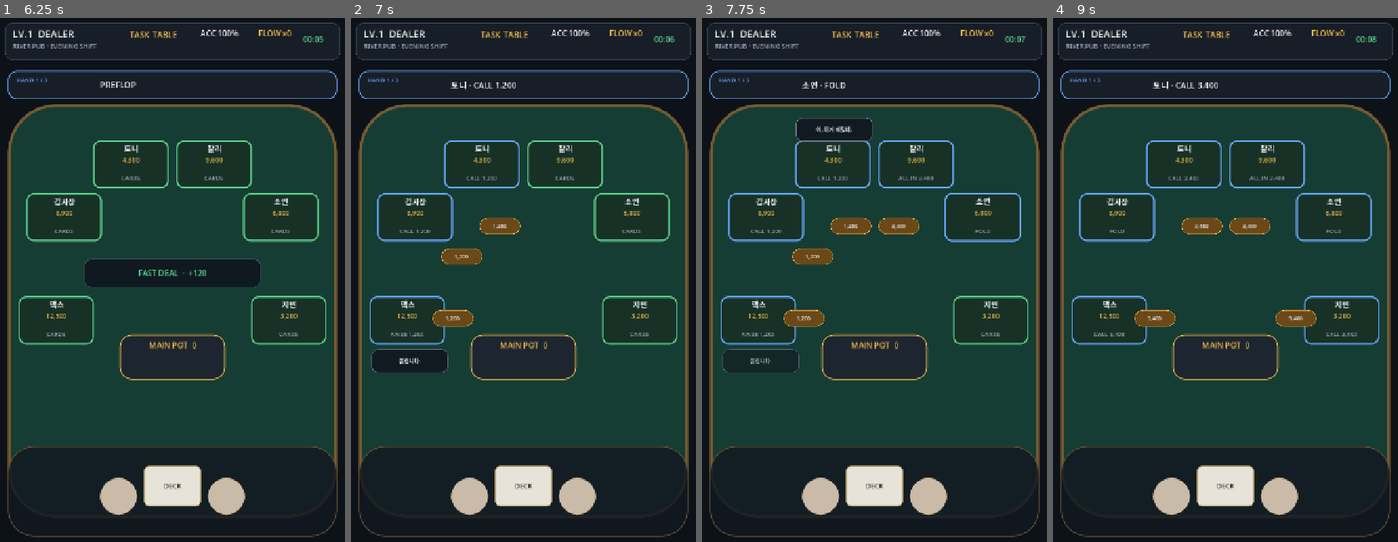
Above: before the commit, frames 1-4 (left to right).
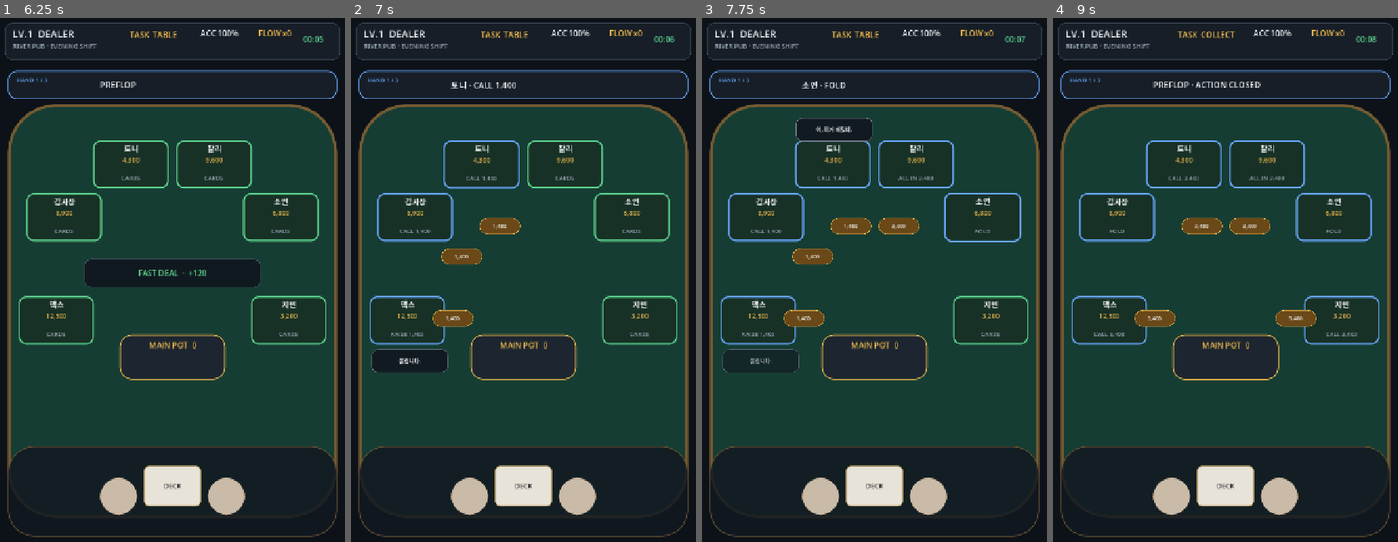
Above: after the commit, the same moments.

Repository: Queenrain9/lets-dealer
Game: Godot game, scene res://scenes/main.tscn
Two runs of this game, one before a commit and one after it. Both use one fixed random seed, a clock stepped at 60 frames per second and the inputs below.
Inputs (mouse positions are in pixels of both pictures, inside the frame that each line leads up to):
- Up to frame 1 (6.25 s): click "근무 시작" at 0.5 s; click (55, 321) at 1.27 s; click (65, 217) at 2.02 s; click (131, 164) at 2.77 s; click (213, 164) at 3.52 s; click (279, 217) at 4.27 s; click (289, 321) at 5.02 s; click (172, 484) at 5.75 s
- Up to frame 2 (7 s): click (523, 358) at 6.5 s
- Up to frame 3 (7.75 s): click (757, 321) at 7.27 s
- Up to frame 4 (9 s): click (1118, 217) at 8.02 s; click (1184, 164) at 8.77 s

Frame 1 is identical in both runs. In frame 2, 0.2% of the frame differs, in the area x 18-49%, y 12-61%; in frame 3, 0.2%; in frame 4, 0.6%, in the area x 28-66%, y 2-70%.

Commit message:
Give hands real stacks and personality bet sizing

Diff:
--- a/scripts/gameplay/live_shift_scenario.gd
+++ b/scripts/gameplay/live_shift_scenario.gd
@@ -8,6 +8,8 @@
 	hands.append({
 		"id": "hand_01",
 		"label": "HAND 1 / 3",
+		"starting_stacks": [8000, 9000, 1800, 10000, 8000, 10000],
+		"blinds": [300, 600],
 		"board": ["J♦", "10♥", "7♠", "3♦", "2♣"],
 		"preflop": {
 			"events": [
@@ -61,6 +63,8 @@
 	hands.append({
 		"id": "hand_02",
 		"label": "HAND 2 / 3",
+		"starting_stacks": [12000, 12000, 9000, 10000, 9000, 12000],
+		"blinds": [300, 600],
 		"board": ["Q♣", "8♣", "4♥", "8♦", "K♠"],
 		"preflop": {
 			"events": [
@@ -116,6 +120,8 @@
 	hands.append({
 		"id": "hand_03",
 		"label": "HAND 3 / 3",
+		"starting_stacks": [12000, 9000, 12000, 3400, 9000, 7500],
+		"blinds": [300, 600],
 		"board": ["A♦", "9♣", "6♣", "Q♥", "6♠"],
 		"preflop": {
 			"events": [
@@ -226,6 +232,7 @@
 	var raw_events: Variant = round_data.get("events", [])
 	if raw_events is Array:
 		var events: Array = raw_events as Array
+		_apply_personality_bet_sizing(events, rng, roster)
 		var previous_base: float = 0.0
 		var current_time: float = 0.0
 		for raw: Variant in events:
@@ -263,6 +270,59 @@
 		request["t"] = maxf(0.45, float(request.get("t", 0.8)) * profile.action_speed * rng.randf_range(0.85, 1.10))
 
 
+
+static func _apply_personality_bet_sizing(
+	events: Array,
+	rng: RandomNumberGenerator,
+	roster: Array[NPCProfile]
+) -> void:
+	var current_high: int = 0
+	for raw: Variant in events:
+		if not raw is Dictionary:
+			continue
+		var event: Dictionary = raw as Dictionary
+		var seat: int = int(event.get("seat", -1))
+		var state: String = String(event.get("state", ""))
+		var upper: String = state.to_upper()
+		var target: int = int(event.get("bet", 0))
+
+		if upper.begins_with("BET ") or upper.begins_with("RAISE "):
+			var aggression: float = 1.0
+			if seat >= 0 and seat < roster.size():
+				aggression = roster[seat].aggression
+			var factor: float = clampf(aggression * rng.randf_range(0.94, 1.06), 0.82, 1.24)
+			var adjusted: int = _round_to_hundred(maxi(100, int(round(float(target) * factor))))
+			if current_high > 0 and adjusted <= current_high:
+				adjusted = current_high + 100
+			event["bet"] = adjusted
+			current_high = adjusted
+			var verb: String = "BET" if upper.begins_with("BET ") else "RAISE"
+			event["state"] = "%s %s" % [verb, _format_amount(adjusted)]
+		elif upper.begins_with("ALL IN"):
+			current_high = maxi(current_high, target)
+		elif upper.begins_with("CALL") and target > 0:
+			var call_target: int = maxi(target, current_high)
+			event["bet"] = call_target
+			current_high = maxi(current_high, call_target)
+			event["state"] = "CALL %s" % _format_amount(call_target)
+
+
+static func _round_to_hundred(value: int) -> int:
+	return maxi(100, int(round(float(value) / 100.0)) * 100)
+
+
+static func _format_amount(value: int) -> String:
+	var raw: String = str(value)
+	var result: String = ""
+	var count: int = 0
+	for i in range(raw.length() - 1, -1, -1):
+		if count > 0 and count % 3 == 0:
+			result = "," + result
+		result = raw[i] + result
+		count += 1
+	return result
+
+
 static func _pick_request_seat(rng: RandomNumberGenerator, roster: Array[NPCProfile]) -> int:
 	if roster.is_empty():
 		return 0
